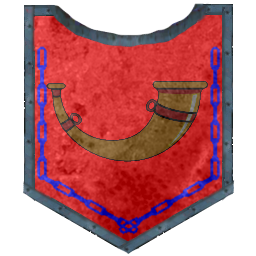
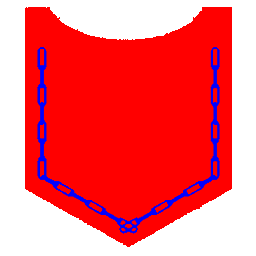
Comparing the layer stacks of the two 256px x 256px images. Changes:
hid "Layer #8" over [23, 2, 235, 254]
hid "Layer #6" over [34, 15, 222, 241]
hid "Layer #4" over [46, 81, 208, 162]
painted on "Layer #5" over [36, 46, 221, 235]
hid "1 copy" over [25, 7, 232, 247]
showed "1" over [25, 7, 232, 247]
